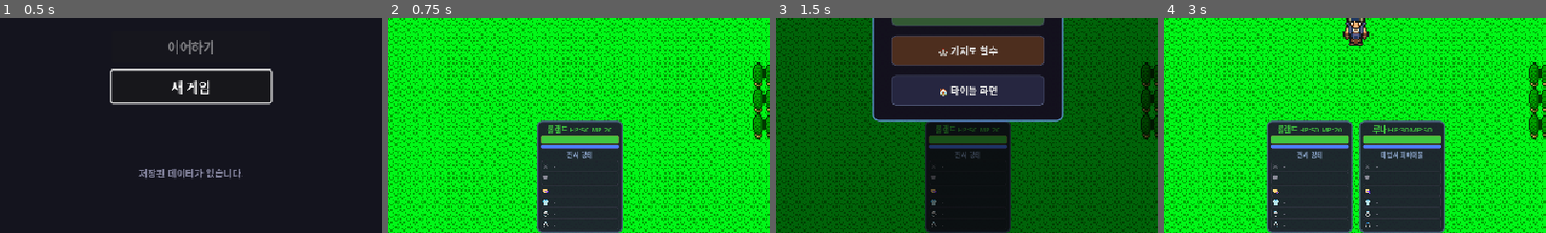
Above: before the commit, frames 1-4 (left to right).
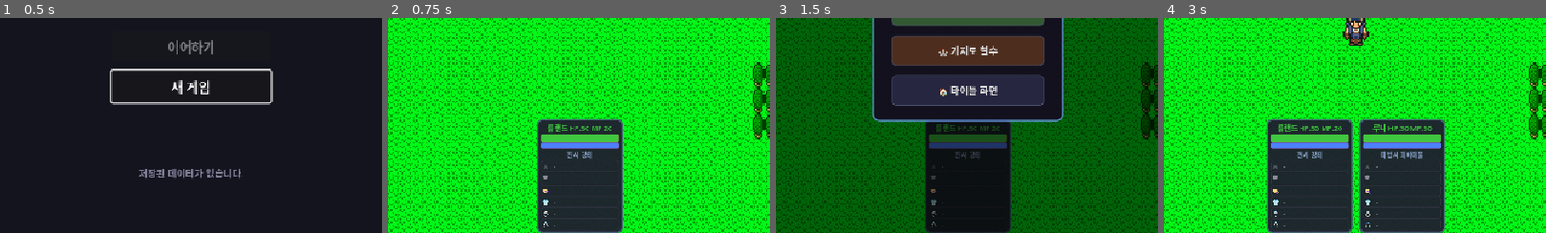
Above: after the commit, the same moments.

Repository: limmmmmmn/Appears-Appears
Game: Godot game, scene res://scenes/main/Main.tscn
The game is run twice, just before and just after one commit, with the same random seed, the same clock (stepped at 60 frames per second) and the same inputs.
Inputs:
- Up to frame 1 (0.5 s): no input
- Up to frame 2 (0.75 s): click "새 게임" at 0.5 s
- Up to frame 3 (1.5 s): click "☰" at 1.25 s
- Up to frame 4 (3 s): click "🏰 철수" at 2 s; click "👤+ 영입" at 2.75 s
The pictures show only the part of the screen within x 25-75%, y 50-100%; the shares and areas given below are measured in that part.

Frame 1 is identical in both runs. In frame 2, 1.2% of the frame differs, in the area x 39-62%, y 46-60%; in frame 3, 0.5%; in frame 4, 2.4%, in the area x 26-74%, y 46-60%.

Commit message:
MP 잔상 색 밝은 핑크로, MP바 높이 5→7px
- MP 잔상: (0.65,0.4,0.95) 어두운 보라 → (1.0,0.4,0.8) 밝은 핑크
- MP바 높이: 5px → 7px

https://claude.ai/code/session_01LzmX6vSTcWcWe1rR4SRP8n

Diff:
--- a/scenes/ui/HeroCard.tscn
+++ b/scenes/ui/HeroCard.tscn
@@ -76,7 +76,7 @@
 
 [node name="MPBarWrap" type="Control" parent="Panel/VBox"]
 layout_mode = 2
-custom_minimum_size = Vector2(0, 5)
+custom_minimum_size = Vector2(0, 7)
 
 [node name="MPBarGhost" type="ProgressBar" parent="Panel/VBox/MPBarWrap"]
 unique_name_in_owner = true
--- a/scripts/ui/field/HeroCard.gd
+++ b/scripts/ui/field/HeroCard.gd
@@ -17,7 +17,7 @@
 const HP_GHOST_COLOR := Color(1.0, 0.2, 0.2)  # 잔상: 밝은 빨강
 const MP_COLOR := Color(0.3, 0.5, 1.0)
 const MP_COLOR_LOW := Color(0.6, 0.4, 0.9)
-const MP_GHOST_COLOR := Color(0.65, 0.4, 0.95)  # 잔상: 밝은 보라
+const MP_GHOST_COLOR := Color(1.0, 0.4, 0.8)  # 잔상: 밝은 핑크
 const BAR_BG_COLOR := Color(0.05, 0.05, 0.07, 0.9)
 
 # 잔상 타이밍
